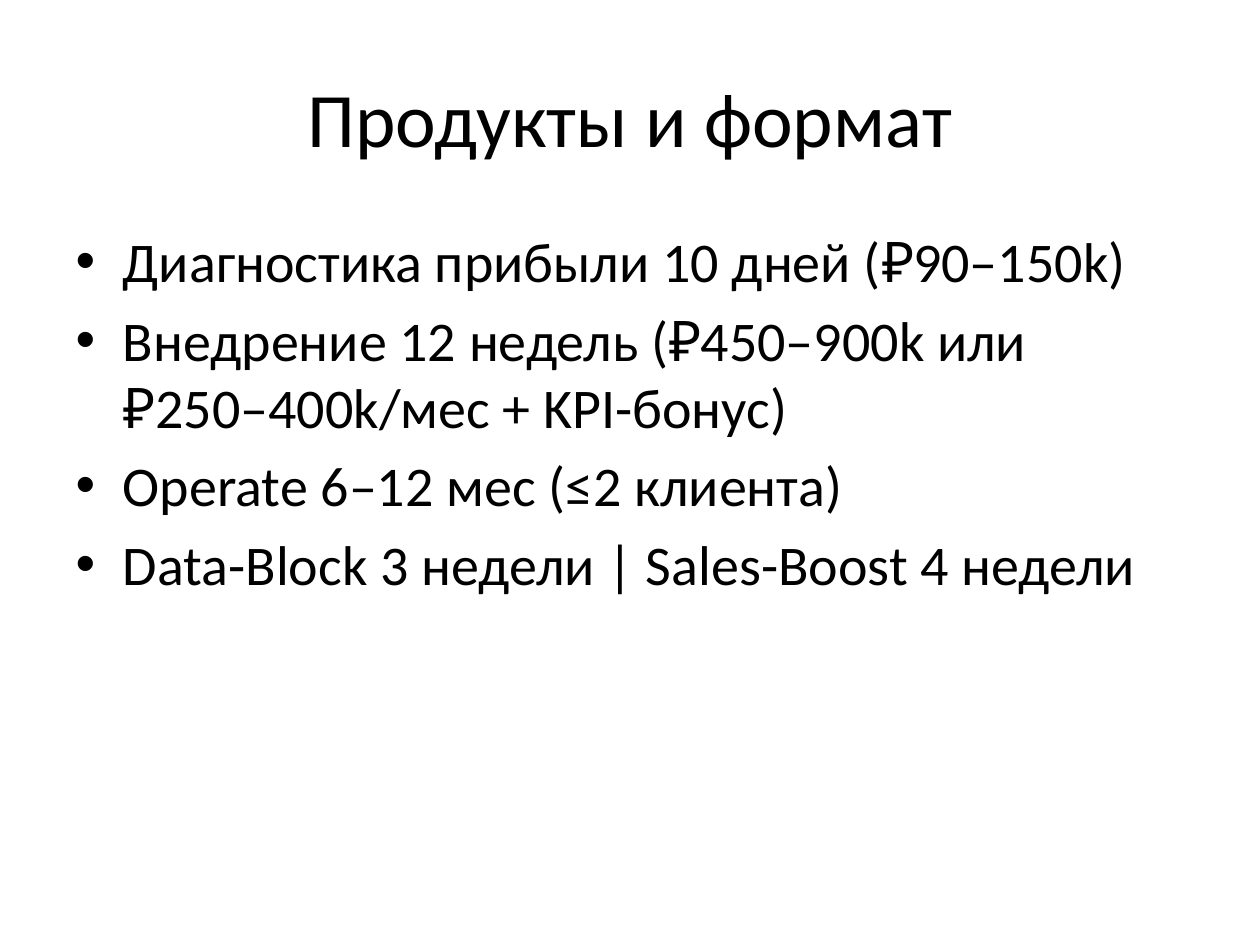
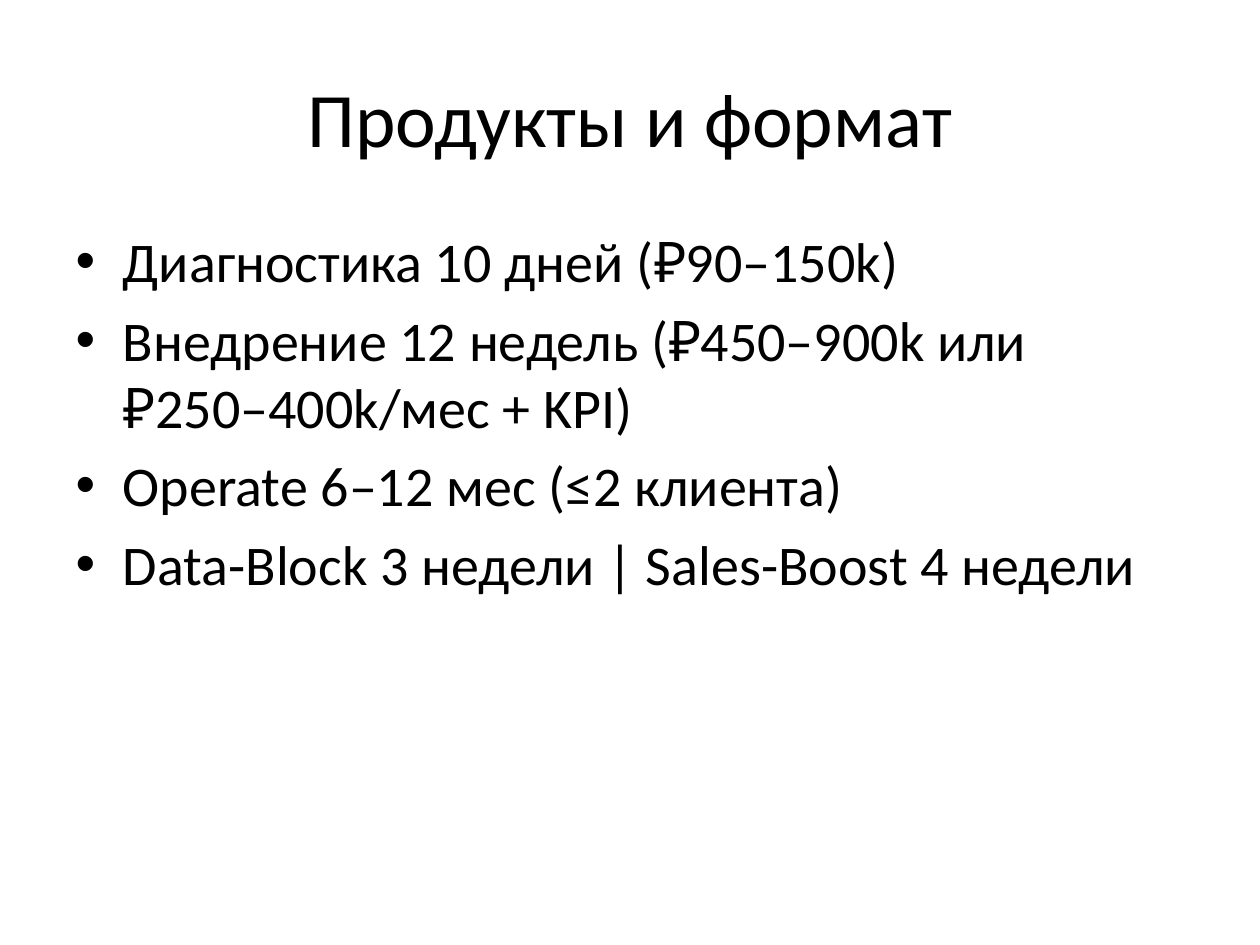
Before and after one commit to Vildia/CFG-consulting, a slide deck: slide 4 of downloads/CFG_PitchDeck.pptx (slide 5 before the commit). Drawn at 1260x945 pixels with LibreOffice and Linux fonts; fonts in the diff are those of the drawing. Boxes give left, top, right and bottom in pixels: in the first picture for what was removed or moved away, otherwise in the second. Text is boxed around its words. In the diff, an @@ line names an element or a change of style, - is before the commit and + after.

```diff
--- a/downloads/CFG_PitchDeck.pptx
+++ b/downloads/CFG_PitchDeck.pptx
@@ text at (123, 241, 1026, 436): text changed @@
-• Диагностика прибыли 10 дней (₽90–150k)
-• Внедрение 12 недель (₽450–900k или ₽250–400k/мес + KPI-бонус)
+• Диагностика 10 дней (₽90–150k)
+• Внедрение 12 недель (₽450–900k или ₽250–400k/мес + KPI)
```
Also in this commit, not shown: 4 other slides changed, 3 slides removed, 12 other files.
